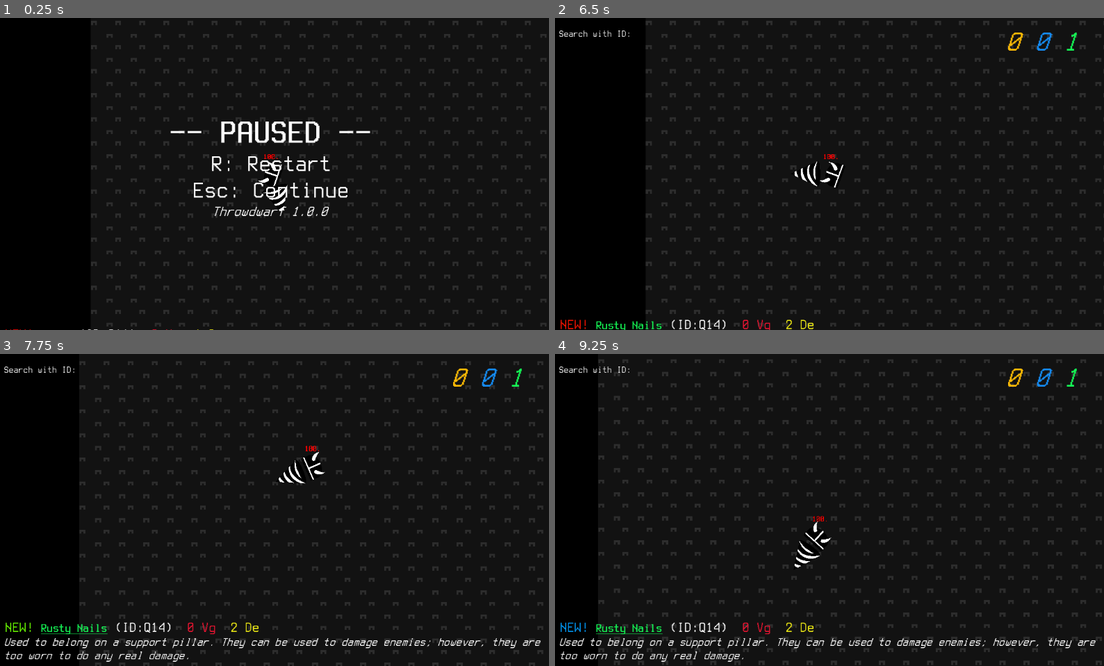
Above: before the commit, frames 1-4 (two rows, left to right).
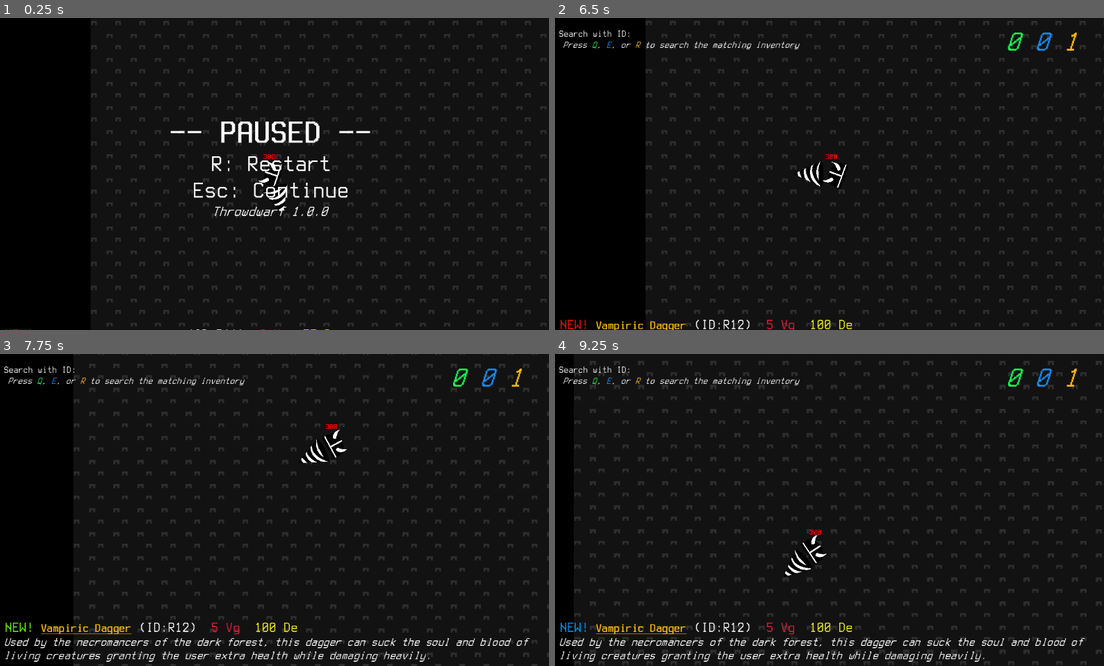
Above: after the commit, the same moments.

Repository: StaringLongingly/Throwdwarf
Game: Godot game, scene res://Game.tscn
The game is run twice, just before and just after one commit, with the same random seed, the same clock (stepped at 60 frames per second) and the same inputs.
Inputs (mouse positions are in pixels of both pictures, inside the frame that each line leads up to):
- Up to frame 1 (0.25 s): no input
- Up to frame 2 (6.5 s): tap Enter at 0.5, 2, 3.5, 5.1 s; move the mouse to (950, 158) at 0.52 s; hold D (ui_right) 0.53-1.28 s; click (950, 158) at 0.6 s; tap Space at 1.25, 2.75, 4.25 s; move the mouse to (714, 189) at 1.27 s; hold S (ui_down) 1.28-2.03 s; tap 1 (Pressed 1) at 1.35 s; move the mouse to (884, 105) at 2.02 s; hold D (ui_right) 2.03-2.78 s; tap 2 (Pressed 2) at 2.1 s; move the mouse to (796, 236) at 2.77 s; hold W (ui_up) 2.78-3.53 s; tap 3 (Pressed 3) at 2.85 s; click (796, 236) at 2.92 s; move the mouse to (994, 220) at 3.52 s; hold A (ui_left) 3.53-5.03 s; tap 4 (Pressed 4) at 3.6 s; tap Q (Common Inventory) at 4.15 s; move the mouse to (659, 127) at 4.27 s; tap 5 (Pressed 5) at 4.35 s; tap R (Legendary Inventory) at 4.9 s; move the mouse to (851, 174) at 5.02 s; hold S (ui_down) 5.03-5.78 s; click (851, 174) at 5.17 s; tap E (Rare Inventory) at 5.65 s; move the mouse to (741, 96) at 5.77 s; hold D (ui_right) from 5.78 s (still down); tap F at 5.85 s; tap Escape (ui_cancel) at 6.4 s
- Up to frame 3 (7.75 s): move the mouse to (395, 494) at 6.52 s; release D (ui_right) at 6.53 s; hold W (ui_up) 6.53-7.28 s; click (395, 494) at 6.6 s; move the mouse to (159, 525) at 7.27 s; hold D (ui_right) from 7.28 s (still down); tap 1 (Pressed 1) at 7.35 s; click (159, 525) at 7.42 s
- Up to frame 4 (9.25 s): move the mouse to (884, 441) at 8.02 s; release D (ui_right) at 8.03 s; hold S (ui_down) 8.03-8.78 s; tap 2 (Pressed 2) at 8.1 s; move the mouse to (796, 572) at 8.77 s; hold A (ui_left) from 8.78 s (still down); tap 3 (Pressed 3) at 8.85 s

The runs differ from the first frame. In frame 1, less than 0.1% of the frame differs, in the area x 14-60%, y 43-100%; in frame 2, 1.4%; in frame 3, 11%; in frame 4, 13%, in the area x 0-100%, y 1-100%.

Commit message:
Balancing, UI changes, Backend reworks

Diff:
--- a/Game.tscn
+++ b/Game.tscn
@@ -159,20 +159,25 @@
 [node name="Node2D" type="Node2D"]
 process_mode = 1
 script = ExtResource("1_4y6e0")
-spawnIntervalVariation = 2.0
+spawnIntervalVariation = 1.0
+spawningBoundaryMin = Vector2(-6000, -9000)
+spawningBoundaryMax = Vector2(3000, 9000)
 enemies = {
-"common": ["res::/enemies/common/Bat.tscn", "res://enemies/common/Hunter Uruk.tscn", "res://enemies/common/Uruk.tscn", "res://enemies/coomon/Bombshroom.tscn"],
-"legendary": ["res://legendary/enemy1.tscn"],
-"rare": ["res://enemies/rare/Possessed Uruk.tscn", "res://enemies/rare/Possessed Hunter Uruk.tscn", "res://enemies/rare/Possessed Elf.tscn"]
+"common": ["Bat", "Bombshroom", "Hunter Uruk", "Uruk"],
+"legendary": ["Caragor", "Cavedrake"],
+"rare": ["Possessed Elf", "Possessed Uruk", "Possessed Hunter Uruk"]
 }
 time_interval = 10.0
 min_time_interval = 0.5
+time_interval_decrease_rate = 1.0
 
 [node name="Player" type="Node2D" parent="." node_paths=PackedStringArray("hpText") groups=["Player"]]
 script = ExtResource("43_00hfy")
 isPlayer = true
 hitParticles = ExtResource("26_2cqtc")
 hpText = NodePath("HP display3")
+hp = 300.0
+hpRegenRate = 0.5
 
 [node name="Helmet" type="Sprite2D" parent="Player" node_paths=PackedStringArray("target") groups=["Player"]]
 rotation = -1.5708
@@ -188,7 +193,7 @@
 motion_mode = 1
 up_direction = Vector2(1, 0)
 script = ExtResource("3_qhakb")
-speed = 4000
+speed = 6
 rotation_speed = 15.0
 
 [node name="Head Collider" type="CollisionShape2D" parent="Player/Drill & Colliders"]
@@ -343,10 +348,7 @@
 volume_db = -8.0
 autoplay = true
 max_distance = 1e+08
-
-[node name="New artifact" parent="HUD" instance=ExtResource("38_if82i")]
-
-[node name="Stack artifact" parent="HUD" instance=ExtResource("39_ks1ve")]
+parameters/looping = false
 
 [node name="Block" type="StaticBody2D" parent="."]
 position = Vector2(0, 1e+06)
@@ -369,8 +371,9 @@
 modulate = Color(0.666667, 0, 1, 1)
 sprite_frames = SubResource("SpriteFrames_a42lr")
 script = ExtResource("34_iv4or")
-HpLoseRate = 10.0
-ScaleLoseRate = 1.0
+HpLoseRate = 30.0
+speedGainScale = 5
+ScaleLoseRate = 2.0
 collider = NodePath("../InsideCollider")
 
 [node name="Wall" type="Node" parent="." node_paths=PackedStringArray("wallBlockNode")]
--- a/Spawn Enemies.gd
+++ b/Spawn Enemies.gd
@@ -1,6 +1,8 @@
 extends Node
 
 @export var spawnIntervalVariation: float
+@export var spawningBoundaryMin: Vector2
+@export var spawningBoundaryMax: Vector2
 
 # Exported Dictionary containing folders and their respective base chances
 @export var folder_chances = {
@@ -11,9 +13,9 @@
 
 # Exported Dictionary containing enemy paths for each folder
 @export var enemies = {
-	"common": ["res://common/enemy1.tscn", "res://common/enemy2.tscn", "res://common/enemy3.tscn"],
-	"rare": ["res://rare/enemy1.tscn", "res://rare/enemy2.tscn"],
-	"legendary": ["res://legendary/enemy1.tscn"]
+	"common": [],
+	"rare" : [],
+	"legendary": []
 }
 
 # Exported parameters for time-related control
@@ -30,15 +32,18 @@
 	var selected_folder = choose_folder()
 
 	if selected_folder != "":
-		var enemy_path = enemies[selected_folder][randi_range(0, enemies[selected_folder].size() - 1)]
+		var enemy_path = "res://enemies/" + selected_folder + "/" + enemies[selected_folder][randi_range(0, enemies[selected_folder].size() - 1)] + ".tscn"
 		var enemy_scene = load(enemy_path)
 
 		if enemy_scene:
 			var enemy_instance = enemy_scene.instantiate()
 			add_child(enemy_instance)
+			var enemyPosition = lerp(spawningBoundaryMin, spawningBoundaryMax, randf() * 2 - 1)
 			print("Spawned enemy from ", selected_folder, ": ", enemy_path)
-		else:
-			print("Failed to load enemy scene from path: ", enemy_path)
+			print("   Enemy Position X: "  + str(enemyPosition.x).left(6), ", Y: " + str(enemyPosition.y).left(6))
+			print("    Time Interval: " + str(time_interval))
+		# else:
+		# print("Failed to load enemy scene from path: ", enemy_path)
 	else:
 		print("No folder selected, something went wrong.")
 
@@ -70,7 +75,7 @@
 		folder_chances[folder] /= total_chance
 
 	# Decrease time interval to spawn enemies more frequently
-	time_interval = max(min_time_interval, time_interval - time_interval_decrease_rate / 100)
+	time_interval = max(min_time_interval, time_interval - time_interval_decrease_rate / 100000)
 	time_interval += (randf() * 2 - 1) * spawnIntervalVariation
 
 # Main loop for spawning enemies
--- a/artifacts/scenes/Elven Sword Blade.tscn
+++ b/artifacts/scenes/Elven Sword Blade.tscn
@@ -18,7 +18,7 @@
 scale = Vector2(1.5, 1.5)
 sprite_frames = SubResource("SpriteFrames_isdbt")
 script = ExtResource("2_henph")
-damage = 12.0
+damage = 24.0
 angleVariation = 2.0
 bulletSpeed = 20.0
 bulletPenetration = 1
--- a/artifacts/scenes/Hatchet.tscn
+++ b/artifacts/scenes/Hatchet.tscn
@@ -17,7 +17,7 @@
 [node name="Hatchet" type="AnimatedSprite2D"]
 sprite_frames = SubResource("SpriteFrames_ff5c6")
 script = ExtResource("2_y6ulm")
-damage = 20.0
+damage = 40.0
 angleVariation = 20.0
 rotateSpeed = -1440.0
 bulletSpeed = 25.0
--- a/artifacts/scenes/Old Pickaxe.tscn
+++ b/artifacts/scenes/Old Pickaxe.tscn
@@ -14,16 +14,17 @@
 "speed": 5.0
 }]
 
-[node name="Pickaxe Head" type="AnimatedSprite2D"]
+[node name="Old Pickaxe" type="AnimatedSprite2D"]
 scale = Vector2(2, 2)
 sprite_frames = SubResource("SpriteFrames_jq806")
 script = ExtResource("2_pgjgy")
-damage = 8.0
-DamageOverTimeDps = 0.2
+damage = 16.0
+DamageOverTimeDps = 0.4
 DamageOverTimeDuration = 5.0
 weaponType = "melee"
 angleVariation = 10.0
 rotateSpeed = 360.0
+bulletPenetration = 99
 
 [node name="Area2D" type="Area2D" parent="."]
 collision_layer = 32
--- a/artifacts/scenes/Rocks.tscn
+++ b/artifacts/scenes/Rocks.tscn
@@ -18,7 +18,7 @@
 scale = Vector2(0.4, 0.4)
 sprite_frames = SubResource("SpriteFrames_bt64g")
 script = ExtResource("2_m13f6")
-damage = 5.0
+damage = 10.0
 angleVariation = 10.0
 rotateSpeed = 360.0
 
--- a/artifacts/scenes/Ruined Dwarven Crossbow.tscn
+++ b/artifacts/scenes/Ruined Dwarven Crossbow.tscn
@@ -18,8 +18,8 @@
 scale = Vector2(1.5, 1.5)
 sprite_frames = SubResource("SpriteFrames_guwou")
 script = ExtResource("2_gmph1")
-damage = 18.0
-DamageOverTimeDps = 1.7
+damage = 36.0
+DamageOverTimeDps = 3.4
 DamageOverTimeDuration = 3.0
 angleVariation = 2.0
 bulletSpeed = 15.0
--- a/artifacts/scenes/Rusty Nails.tscn
+++ b/artifacts/scenes/Rusty Nails.tscn
@@ -18,8 +18,8 @@
 scale = Vector2(0.6, 0.6)
 sprite_frames = SubResource("SpriteFrames_on4cr")
 script = ExtResource("2_gb1cc")
-damage = 3.0
-DamageOverTimeDps = 0.1
+damage = 6.0
+DamageOverTimeDps = 0.2
 DamageOverTimeDuration = 10.0
 angleVariation = 30.0
 bulletSpeed = 30.0
--- a/artifacts/scenes/Uruk Daggers.tscn
+++ b/artifacts/scenes/Uruk Daggers.tscn
@@ -18,7 +18,7 @@
 scale = Vector2(0.8, 0.8)
 sprite_frames = SubResource("SpriteFrames_u1e0j")
 script = ExtResource("2_1uutq")
-damage = 8.0
+damage = 16.0
 DamageOverTimeDps = 0.2
 DamageOverTimeDuration = 5.0
 angleVariation = 3.0
--- a/artifacts/scenes/Uruk Javelin.tscn
+++ b/artifacts/scenes/Uruk Javelin.tscn
@@ -18,9 +18,9 @@
 scale = Vector2(2, 2)
 sprite_frames = SubResource("SpriteFrames_5r3sk")
 script = ExtResource("2_822r8")
-damage = 15.0
+damage = 30.0
 angleVariation = 2.0
-bulletSpeed = 30.0
+bulletSpeed = 20.0
 bulletPenetration = 5
 
 [node name="Area2D" type="Area2D" parent="."]
--- a/artifacts/scenes/Vampiric Dagger.tscn
+++ b/artifacts/scenes/Vampiric Dagger.tscn
@@ -17,7 +17,7 @@
 [node name="Vampiric Dagger" type="AnimatedSprite2D"]
 sprite_frames = SubResource("SpriteFrames_0w0bv")
 script = ExtResource("2_yt2c2")
-damage = 25.0
+damage = 50.0
 leach = 10.0
 angleVariation = 5.0
 rotateSpeed = 720.0
--- a/enemies/common/Bat.tscn
+++ b/enemies/common/Bat.tscn
@@ -32,6 +32,7 @@
 moveSpeed = 2.0
 desiredDistance = 0.0
 repositionCooldown = 3.0
+enemyRarity = "common"
 hitParticles = ExtResource("2_wasah")
 hpText = NodePath("HP display")
 artifact = ExtResource("3_lofq7")
--- a/enemies/common/Bombshroom.tscn
+++ b/enemies/common/Bombshroom.tscn
@@ -28,6 +28,7 @@
 moveSpeed = 0.5
 desiredDistance = 8.0
 repositionCooldown = 30.0
+enemyRarity = "common"
 hitParticles = ExtResource("2_p02ky")
 hpText = NodePath("HP display")
 artifact = ExtResource("3_dwvi2")
--- a/enemies/common/Hunter Uruk.tscn
+++ b/enemies/common/Hunter Uruk.tscn
@@ -28,6 +28,7 @@
 moveSpeed = 1.0
 desiredDistance = 6.0
 repositionCooldown = 3.0
+enemyRarity = "common"
 hitParticles = ExtResource("2_lgg84")
 hpText = NodePath("HP display")
 artifact = ExtResource("3_gjs4h")
--- a/enemies/common/Uruk.tscn
+++ b/enemies/common/Uruk.tscn
@@ -29,6 +29,7 @@
 desiredDistance = 5.0
 desiredDistanceAngleVariation = 60.0
 repositionCooldown = 5.0
+enemyRarity = "common"
 hitParticles = ExtResource("2_emorr")
 hpText = NodePath("HP display")
 artifact = ExtResource("3_osmdr")
--- a/enemies/legendary/Caragor.tscn
+++ b/enemies/legendary/Caragor.tscn
@@ -29,6 +29,7 @@
 desiredDistance = 0.0
 desiredDistanceAngleVariation = 60.0
 repositionCooldown = 2.0
+enemyRarity = "legendary"
 hitParticles = ExtResource("2_0st1x")
 hpText = NodePath("HP display")
 artifact = ExtResource("3_kshux")
--- a/enemies/legendary/Cavedrake.tscn
+++ b/enemies/legendary/Cavedrake.tscn
@@ -29,6 +29,7 @@
 desiredDistance = 10.0
 desiredDistanceAngleVariation = 20.0
 repositionCooldown = 30.0
+enemyRarity = "legendary"
 hitParticles = ExtResource("2_mw3o2")
 hpText = NodePath("HP display")
 artifact = ExtResource("3_ujqtj")
--- a/enemies/rare/Possessed Elf.tscn
+++ b/enemies/rare/Possessed Elf.tscn
@@ -28,6 +28,7 @@
 desiredDistance = 5.0
 desiredDistanceAngleVariation = 60.0
 repositionCooldown = 5.0
+enemyRarity = "rare"
 hitParticles = ExtResource("2_6e43m")
 hpText = NodePath("HP display")
 artifact = ExtResource("3_a1cua")
--- a/enemies/rare/Possessed Hunter Uruk.tscn
+++ b/enemies/rare/Possessed Hunter Uruk.tscn
@@ -29,6 +29,7 @@
 desiredDistance = 3.0
 desiredDistanceAngleVariation = 60.0
 repositionCooldown = 2.0
+enemyRarity = "rare"
 hitParticles = ExtResource("2_hiydd")
 hpText = NodePath("HP display")
 artifact = ExtResource("3_cd0xa")
--- a/enemies/rare/Possessed Uruk.tscn
+++ b/enemies/rare/Possessed Uruk.tscn
@@ -28,6 +28,7 @@
 desiredDistance = 5.0
 desiredDistanceAngleVariation = 60.0
 repositionCooldown = 5.0
+enemyRarity = "rare"
 hitParticles = ExtResource("2_5jxfs")
 hpText = NodePath("HP display")
 artifact = ExtResource("3_tjj0p")
--- a/pause_menu.gd
+++ b/pause_menu.gd
@@ -9,7 +9,7 @@
 
 
 # Called every frame. 'delta' is the elapsed time since the previous frame.
-func _process(delta: float) -> void:
+func _process(_delta: float) -> void:
 	if Input.is_action_just_pressed("ui_cancel"):
 		isPaused = !isPaused
 
--- a/scripts/CreateWall.gd
+++ b/scripts/CreateWall.gd
@@ -8,7 +8,7 @@
 # Called when the node enters the scene tree for the first time.
 func _ready() -> void:
 	for i in range(0, wallWidth):
-		for j in range(0, wallHeight / 2 + 1):
+		for j in range(0, wallHeight as float / 2 + 1):
 			var newBlock = wallBlockNode.duplicate()
 			add_child(newBlock)
 			newBlock.position = Vector2(starterWall.x - i * 1000, j * 1000)
--- a/scripts/Generic Consumable.gd
+++ b/scripts/Generic Consumable.gd
@@ -32,12 +32,12 @@
 	cachedPos = position
 	cachedScale = scale
 	var Helmet = get_node("/root/Node2D/Player/Helmet")
-	if get_parent().is_in_group("Player"):
-		print("Artifact spawned by player")
-	elif get_parent().is_in_group("Enemy"):
-		print("Artifact spawned by enemy")
-	else:
-		print("Artifact spawned by unknown " + get_parent().name)
+	# if get_parent().is_in_group("Player"):
+	# print("Artifact spawned by player")
+	# elif get_parent().is_in_group("Enemy"):
+	# print("Artifact spawned by enemy")
+	# else:
+	# print("Artifact spawned by unknown " + get_parent().name)
 	isUsedByPlayer = !get_parent().is_in_group("Enemy")
 
 	if isUsedByPlayer:
@@ -84,7 +84,7 @@
 
 # Called when the node enters the area
 func _on_area_2d_body_entered(body):
-	print("Projectile collided with " + body.name)
+	# print("Projectile collided with " + body.name)
 	var groupToCheck: String
 	if isUsedByPlayer:
 		groupToCheck = "Enemy"
@@ -100,7 +100,8 @@
 		else:
 			bulletPenetration -= 1
 	else:
-		print("Bullet collided with group: " + str(body.get_groups()))
+		pass
+		# print("Bullet collided with group: " + str(body.get_groups()))
 
 func ease2(t: float) -> float:
 	if t <= 0.5:
--- a/scripts/Generic Entity.gd
+++ b/scripts/Generic Entity.gd
@@ -1,31 +1,42 @@
 extends Node2D
 
 @export var isPlayer: bool = false
+@export var enemyRarity: String
 @export var hitParticles: PackedScene
 @export var hpText: RichTextLabel
 var cachedHPTextPosition: Vector2
 @export var artifact: PackedScene
 @export var hp: float = 100
+@export var hpRegenRate: float = 0
 @export var attackCooldown: float = 5
+var startingHP
 var currentCooldown
 var currentDoTduration = 0
 var latestDoTdps
-signal lifeDrain()
+signal lifeDrain
 
 func _ready():
+	startingHP = hp
 	cachedHPTextPosition = hpText.position
 	currentCooldown = attackCooldown
 
 func _process(delta: float) -> void:
+	if hp < startingHP:
+		hp += hpRegenRate * delta
 	var strHP: String = str(hp)
 	if strHP.length() % 2 == 1 || strHP.length() <= 2:
 		strHP += "."
 	while strHP.length() <= 4:
 		strHP += "0"
-	hpText.text = "[code][center][color=ff0000] " + strHP.left(4)
+	var rarityColor = "[color=ff0000]"
+	if !isPlayer:
+		rarityColor = get_node("/root/Node2D/HUD").get_color_string(enemyRarity)
+	hpText.text = "[code][center] " + rarityColor + strHP.left(4)
 	if (currentDoTduration > 0):
 		currentDoTduration -= delta
 		hp -= latestDoTdps * delta
+		if hp <= 0:
+			death()
 	if !isPlayer:
 		if (currentCooldown > 0):
 			currentCooldown -= delta
@@ -52,12 +63,15 @@
 	hp -= damage
 	emit_signal("lifeDrain", drainHP)
 	if hp <= 0:
-		if isPlayer:
-			get_tree().reload_current_scene()
-		else:
-			queue_free()  # Remove the enemy if HP is 0 or below
+		death()
 
 
 func _on_generic_enemy_life_drain(hpGain: float) -> void:
 	if isPlayer:
 		hp += hpGain
+
+func death():
+	if isPlayer:
+		get_tree().reload_current_scene()
+	else:
+		queue_free()  # Remove the enemy if HP is 0 or below
--- a/scripts/animated_sprite_2d.gd
+++ b/scripts/animated_sprite_2d.gd
@@ -1,8 +1,8 @@
 extends AnimatedSprite2D
-signal getSellvalue
 
 @export var hp: float = 100
 @export var HpLoseRate: float = 5
+@export var speedGainScale = 1
 @export var ScaleLoseRate: float = 0.1
 @export var collider: CollisionShape2D
 @onready var isBeingEntered: bool = false
@@ -22,8 +22,8 @@
 		if (frame != 5):
 			drillStays.emit()
 			var totalSellValue = get_node("/root/Node2D/Artifact").calculate_total_sell_value()
-			print(totalSellValue)
-			var speedGain = totalSellValue / 500
+			# print(totalSellValue)
+			var speedGain = totalSellValue * speedGainScale / 1000
 			hp -= (speedGain + 1) * HpLoseRate * delta
 
 			@warning_ignore("narrowing_conversion")
--- a/scripts/character_body_2d.gd
+++ b/scripts/character_body_2d.gd
@@ -25,7 +25,7 @@
 	rotation = lerp_angle(rotation, target_direction, rotation_speed * _delta)
 
 	if custom_velocity.length() > 0:
-		custom_velocity = custom_velocity.normalized() * speed
+		custom_velocity = custom_velocity.normalized() * speed * 1000
 
 	# Set the velocity property of CharacterBody2D
 	velocity = custom_velocity  # Use the built-in velocity property
--- a/sprites/Artifacts.gd
+++ b/sprites/Artifacts.gd
@@ -4,6 +4,7 @@
 
 @export var searchLabel: RichTextLabel
 @export var itemCountLabel: RichTextLabel
+var HUD
 @export var hueSpeed = 0.2
 @export var cheatMode = false
 var latestRarity: String
@@ -15,33 +16,50 @@
 
 var typed: String = ""
 var searchResults: String = ""
-var selectedArtifact: Dictionary
+var selectedArtifact: Dictionary = {}
 var selectedArtifactRarity: String
+var latestSearchedInventory: String
 
 func _process(delta: float) -> void:
 	#itemcount
 	itemCountLabel.text = "[b][i]"
-	itemCountLabel.text += " [color=#15f254]" + str(count_items_in_inventory(common_inventory))
-	itemCountLabel.text += " [color=#158bf2]" + str(count_items_in_inventory(rare_inventory))
-	itemCountLabel.text += " [color=#fcba05]" + str(count_items_in_inventory(legendary_inventory))
+	itemCountLabel.text += " " + HUD.get_color_string("legendary") + str(count_items_in_inventory(legendary_inventory))
+	itemCountLabel.text += " " + HUD.get_color_string("rare") + str(count_items_in_inventory(rare_inventory))
+	itemCountLabel.text += " " + HUD.get_color_string("common") + str(count_items_in_inventory(common_inventory))
+
+	var common_keyword = HUD.get_color_string("common") + "Q[/color]"
+	var rare_keyword = HUD.get_color_string("rare") + "E[/color]"
+	var legendary_keyword = HUD.get_color_string("legendary") + "R[/color]"
 
 	#search
 	if Input.is_action_just_pressed("Common Inventory"):
-		typed = "Q"
+		latestSearchedInventory = "common"
+		if typed == common_keyword:
+			typed = ""
+		else:
+			typed = common_keyword
 	if Input.is_action_just_pressed("Rare Inventory"):
-		typed = "E"
+		latestSearchedInventory = "rare"
+		if typed == rare_keyword:
+			typed = ""
+		else:
+			typed = rare_keyword
 	if Input.is_action_just_pressed("Legendary Inventory"):
-		typed = "R"
-
-	match typed.left(1):
-		"Q":
+		latestSearchedInventory = "legendary"
+		if typed == legendary_keyword:
+			typed = ""
+		else:
+			typed = legendary_keyword
+
+	match typed.left(common_keyword.length()):
+		common_keyword:
 			searchResults = get_artifact_names_and_ids("common")
-		"E":
+		rare_keyword:
 			searchResults = get_artifact_names_and_ids("rare")
-		"R":
+		legendary_keyword:
 			searchResults = get_artifact_names_and_ids("legendary")
 
-	if (typed.length() < 3 && typed.length() >= 1):
+	if (typed.length() < 2 + common_keyword.length() && typed.length() >= common_keyword.length()):
 		if Input.is_action_just_pressed("Pressed 1"):
 			typed += "1"
 		if Input.is_action_just_pressed("Pressed 2"):
@@ -52,17 +70,35 @@
 			typed += "4"
 		if Input.is_action_just_pressed("Pressed 5"):
 			typed += "5"
-	elif (typed.length() == 3):
-		var foundArtifact = find_artifact_by_id(typed)[0]
+	elif (typed.length() == 2 + common_keyword.length()):
+		var colorStringToRemove = HUD.get_color_string(latestSearchedInventory)
+		var typedClean = typed.replace(colorStringToRemove, "")
+		typedClean = typedClean.replace("[/color]", "")
+		var foundArtifact = find_artifact_by_id(typedClean)[0]
 		if (foundArtifact != {}):
-			selectedArtifact = find_artifact_by_id(typed)[0]
-			selectedArtifactRarity = find_artifact_by_id(typed)[1]
-			print(selectedArtifact.name, selectedArtifactRarity)
+			selectedArtifact = find_artifact_by_id(typedClean)[0]
+			selectedArtifactRarity = find_artifact_by_id(typedClean)[1]
+			# print("Selected artifact: " + selectedArtifact.name)
 		typed = ""
 	hue += hueSpeed * delta
 	if (hue >= 1):
 		hue -= 1
-	searchLabel.text = "Search with ID: [i]" + typed + "[/i]" + "\n" + filter_lines(searchResults, typed)
+	# print(typedClean + ", " + colorStringToRemove)
+	var colorStringToRemove = HUD.get_color_string(latestSearchedInventory)
+	var typedClean = typed.replace(colorStringToRemove, "")
+	typedClean = typedClean.replace("[/color]", "")
+	var filteredLines = filter_lines(searchResults, typedClean)
+	searchLabel.text = "Search with ID: [i]" + typed + "[/i]" + "\n"
+	if filteredLines:
+		searchLabel.text += filteredLines
+	else:
+		if typed == "":
+			searchLabel.text += "[i] Press " + HUD.get_color_string("common") + "Q[/color], " + HUD.get_color_string("rare") + "E[/color], or " + HUD.get_color_string("legendary") + "R[/color] to search the matching inventory\n"
+			if selectedArtifact:
+				if selectedArtifact.name:
+					searchLabel.text += " Selected Artifact: " + HUD.get_color_string(selectedArtifactRarity) + str(selectedArtifact.name)
+		else:
+			searchLabel.text += "[i] No Artifacts found on " + HUD.get_color_string(latestSearchedInventory) + latestSearchedInventory + " inventory[/color]!"
 
 	#artifact usage
 	if (Input.is_action_just_pressed("Fire Artifact") && selectedArtifact != {}):
@@ -155,7 +191,9 @@
 }
 
 func _ready():
-	give_new_artifact()
+	selectedArtifact = {}
+	HUD = get_node("/root/Node2D/HUD")
+	give_new_artifact("legendary")
 	if cheatMode:
 		for i in range(999):
 			give_new_artifact()
@@ -224,13 +262,13 @@
 func artifact_exists(artifact_name: String, rarity: String) -> bool:
 	match rarity:
 		"common":
-			print("Artifact exists in ", rarity)
+			# print("Artifact exists in ", rarity)
 			return common_inventory.has(artifact_name)
 		"rare":
-			print("Artifact exists in ", rarity)
+			# print("Artifact exists in ", rarity)
 			return rare_inventory.has(artifact_name)
 		"legendary":
-			print("Artifact exists in ", rarity)
+			# print("Artifact exists in ", rarity)
 			return legendary_inventory.has(artifact_name)
 		_:
 			print("Unknown rarity: %s" % rarity)
@@ -242,8 +280,8 @@
 		total_count += inventory[artifact_name]["count"]
 	return total_count
 
-func give_new_artifact():
-	var newArtifact = select_random_artifact("random")
+func give_new_artifact(rarityOverride: String = "random"):
+	var newArtifact = select_random_artifact(rarityOverride)
 	var isArtifactNew = !artifact_exists(newArtifact.name, latestRarity)
 	add_artifact_to_inventory(newArtifact,latestRarity)
 	displayArtifactInfo.emit(newArtifact, latestRarity, isArtifactNew)
@@ -255,7 +293,7 @@
 	# Convert the index to base 5
 	while index >= 0:
 		id_str = str((index % base) + 1) + id_str
-		index = int(index / base) - 1
+		index = int(index as float / base as float) - 1
 		if index < 0:
 			break
 
@@ -292,24 +330,21 @@
 	return "Artifact Not Found"
 
 func get_artifact_names_and_ids(rarity: String) -> String:
-	var resultRarity = "[u][b][color="
 	var result = ""
 
 	var inventoryValues
 	match rarity:
 		"common":
 			inventoryValues = common_inventory.values()
-			resultRarity += "#15f254"
 		"rare":
 			inventoryValues = rare_inventory.values()
-			resultRarity += "#158bf2"
 		"legendary":
 			inventoryValues = legendary_inventory.values()
-			resultRarity += "#fcba05"
 		_:
 			print("Unknown rarity: %s" % rarity)
 			return ""
 
+	var resultRarity = "[u][b]" + HUD.get_color_string(rarity)
 	for artifact in inventoryValues:
 		var countString = ""
 		var selectedString = ""
@@ -318,7 +353,7 @@
 		if (artifact == selectedArtifact):
 			var hsv_color = Color.from_hsv(hue, 1, 1,)
 			selectedString += "[color=" + color_to_hex(hsv_color) + "] Selected![/color]"
-		result += resultRarity + "]" + artifact["name"] + "[/color][/b][/u]" + countString + " (ID:" + artifact["id"] + ")" + " [color=#f2ee15]Total De: " + str(artifact["sell_value"] * artifact["count"]) + "[/color]" +  selectedString +"\n"
+		result += resultRarity + artifact["name"] + "[/color][/b][/u]" + countString + " (ID:" + artifact["id"] + ")" + " [color=#f2ee15]Total De: " + str(artifact["sell_value"] * artifact["count"]) + "[/color]" +  selectedString +"\n"
 
 	return result.strip_edges()
 
--- a/sprites/Generic AI.gd
+++ b/sprites/Generic AI.gd
@@ -51,5 +51,5 @@
 		to.x = -7000
 
 func take_damage(damage: float, DoTdps: float, DoTduration: float, drainHP: float):
-	print("Take damage child called")
+	# print("Take damage child called")
 	super.take_damage(damage, DoTdps, DoTduration, drainHP)
--- a/sprites/hud.gd
+++ b/sprites/hud.gd
@@ -50,17 +50,7 @@
 		add_child(sound)
 	currentLifetime = lifetime
 	# print("Displaying artifact info:")
-	var colorHex: String
-	if (rarity == "common"):
-		colorHex = "#15f254"
-	elif (rarity == "rare"):
-		colorHex = "#158bf2"
-	elif (rarity == "legendary"):
-		colorHex = "#fcba05"
-	else:
-		colorHex = "#ffffff"
-
-	artifactStats = "[b][u][color=" + colorHex + "]" + artifact.name + "[/color][/u][/b]"
+	artifactStats = "[b][u]" + get_color_string(rarity) + artifact.name + "[/color][/u][/b]"
 	artifactStats += "[color=#ffffff] (ID:" + artifact.id + ")"
 	artifactStats += "[color=#f21533]  " + str(artifact.extra_hp) + " Vg  [color=#f2ee15]" + str(artifact.sell_value) + " De\n"
 	artifactStats += "[color=#ffffff][i]" + artifact.description
@@ -78,3 +68,16 @@
 func get_screen_position_from_percentage(viewport: Viewport, percent: Vector2) -> Vector2:
 	var viewport_size = viewport.size
 	return Vector2(viewport_size.x * percent.x, viewport_size.y * percent.y)
+
+func get_color_string(rarity: String) -> String:
+	var result = "[color="
+	if (rarity == "common"):
+		result += "#15f254"
+	elif (rarity == "rare"):
+		result += "#158bf2"
+	elif (rarity == "legendary"):
+		result += "#fcba05"
+	else:
+		result += "#ffffff"
+	result += "]"
+	return result
